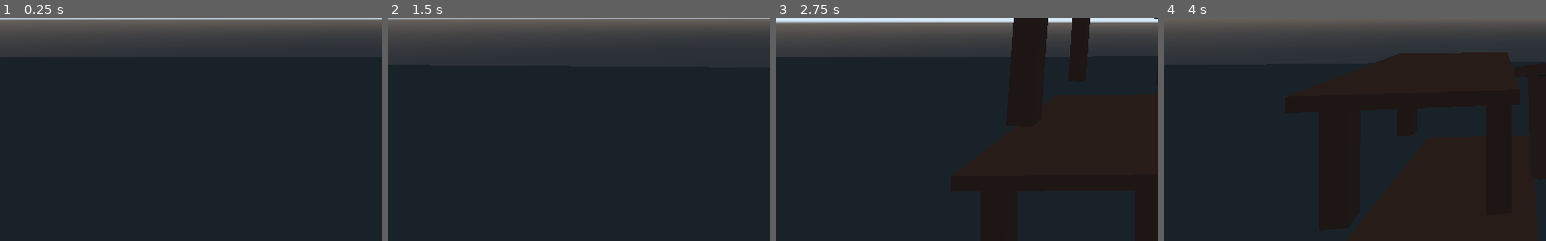
Above: before the commit, frames 1-4 (left to right).
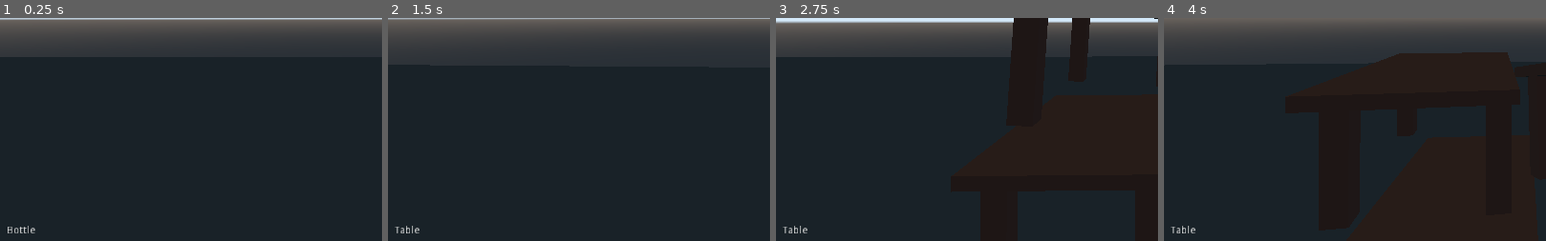
Above: after the commit, the same moments.

Repository: marrow-Dev/PhysicsGame-Godot
Game: Godot game, scene res://Levels/Level.tscn
Two runs of this game, one before a commit and one after it. Both use one fixed random seed, a clock stepped at 60 frames per second and the inputs below.
Inputs (mouse positions are % of the whole screen's width and height, from its top left):
- Up to frame 1 (0.25 s): no input
- Up to frame 2 (1.5 s): tap Enter at 0.5 s; move the mouse to (55, 50) at 0.52 s; hold E (itemSelectionUp, bound only after the commit) from 0.53 s (still down); tap 1 (object0, bound only before the commit) at 0.6 s; tap Space (jump) at 0.77, 1.25 s; tap 2 (object1, bound only before the commit) at 0.8, 1.35 s; move the mouse to (45, 50) at 1.27 s
- Up to frame 3 (2.75 s): keep holding E (itemSelectionUp, bound only after the commit); tap Space (jump) at 1.52 s; tap F (spawnBottle) at 1.55 s; move the mouse to (52, 48) at 2.02 s; hold F (spawnBottle) from 2.03 s (still down); tap 1 (object0, bound only before the commit) at 2.3 s
- Up to frame 4 (4 s): keep holding E (itemSelectionUp, bound only after the commit); move the mouse to (49, 52) at 2.77 s; release F (spawnBottle) at 2.78 s; right-click (49, 52) at 2.85 s; tap Space (jump) at 3.02, 3.77 s; tap 2 (object1, bound only before the commit) at 3.05 s; move the mouse to (57, 51) at 3.52 s; hold F (spawnBottle) from 3.53 s (still down); tap 1 (object0, bound only before the commit) at 3.6 s
The pictures show only the part of the screen within x 0-50%, y 50-100%; the shares and areas given below are measured in that part.

The runs differ from the first frame. In frame 1, 0.1% of the frame differs, in the area x 2-10%, y 93-97%; in frame 2, 0.1%; in frame 3, 0.1%; in frame 4, 0.1%.

Commit message:
Add files via upload

Diff:
--- a/Levels/Level.gd
+++ b/Levels/Level.gd
@@ -1,48 +1,84 @@
 extends Spatial
 
+export var exporting : bool = false
+export var massSpawn : bool = false
 onready var playerHand = $Player/Head/Camera/HoldPosition
+onready var objectLabel = $RichTextLabel
 var selectedObject = 0
+var objectCount = 3
 
 # loading the scenes to spawn in - NOTE: These are ones that are added manually
 var bottleObject = load("res://assets/bottle.tscn")
 var tableObject = load("res://assets/Table.tscn")
+var crateObject = load("res://assets/WoodenCrate.tscn")
+
+# for built-in or modpack assets here's the format:
+# var [object name]Object = load("[res:// path for the .tscn file]")
+
 
 var location = OS.get_executable_path().get_base_dir()
 
 var spawnableObjects = []
+var objectNames = []
 
 func _ready():
+
+
+	objectCount -= 1
 
 	# adding the base assets to the spawnableObjects array
 	spawnableObjects = [
 		bottleObject,
-		tableObject
+		tableObject,
+		crateObject
 	]
 
-	var files = []
-	var dir = Directory.new()
-	dir.open(str(location)+"/CustomItems")
-	print(dir)
+	objectNames = [
+		"Bottle",
+		"Table",
+		"Crate"
+	]
 
-	for n in range(10):
-		var file = dir.get_next()
-		if file == "":
-			break
-		elif not file.begins_with("."):
-			spawnObject(0)
-	dir.list_dir_end()
+	if exporting:
+		var files = []
+		var dir = Directory.new()
+		dir.open(str(location)+"/CustomItems")
+		dir.list_dir_begin()
+
+		for n in range(10):
+			var file = dir.get_next()
+			if file == "":
+				break
+			elif not file.begins_with("."):
+				var newObject = load(str(location)+"/CustomItems/"+str(file))
+				spawnableObjects.append(newObject)
+				print(newObject)
+				var objectName = file.replace(".tscn", "")
+				objectNames.append(objectName)
+				objectCount += 1
+		dir.list_dir_end()
+
+	print("Current spawnable object count : " + str(objectCount + 1))
 
 func _physics_process(delta):
 
-	if Input.is_action_just_pressed("object0"):
-		selectedObject = 0
-		print("Now spawning bottle")
-	elif Input.is_action_just_pressed("object1"):
-		selectedObject = 1
-		print("Now spawning table")
+	if Input.is_action_just_pressed("itemSelectionUp"):
+		if selectedObject < objectCount:
+			selectedObject += 1
+			objectLabel.text = objectNames[selectedObject]
+			print("Object switched up")
+	elif Input.is_action_just_pressed("itemSelectionDown"):
+		if selectedObject > 0:
+			selectedObject -= 1
+			objectLabel.text = objectNames[selectedObject]
+			print("Object switched down")
 
-	if Input.is_action_just_pressed("spawnBottle"):
-		spawnObject(selectedObject)
+	if massSpawn:
+		if Input.is_action_pressed("spawnBottle"):
+			spawnObject(selectedObject)
+	elif not massSpawn:
+		if Input.is_action_just_pressed("spawnBottle"):
+			spawnObject(selectedObject)
 
 func spawnObject(object):
 
--- a/Levels/Level.tscn
+++ b/Levels/Level.tscn
@@ -35,3 +35,12 @@
 
 [node name="Table" parent="." instance=ExtResource( 4 )]
 transform = Transform( 0.599826, 0, 0, 0, 0.599826, 0, 0, 0, 0.599826, 18.7068, 0.683971, 5.27875 )
+
+[node name="RichTextLabel" type="RichTextLabel" parent="."]
+anchor_left = 0.009
+anchor_top = 0.963
+anchor_right = 0.009
+anchor_bottom = 0.973
+margin_right = 124.0
+margin_bottom = 24.0
+text = "Bottle"
--- /dev/null
+++ b/assets/WoodenCrate.tscn
@@ -0,0 +1,22 @@
+[gd_scene load_steps=6 format=2]
+
+[ext_resource path="res://assets/woodencrate.png" type="Texture" id=1]
+
+[sub_resource type="CubeMesh" id=1]
+
+[sub_resource type="Skin" id=2]
+
+[sub_resource type="SpatialMaterial" id=3]
+albedo_texture = ExtResource( 1 )
+
+[sub_resource type="BoxShape" id=4]
+
+[node name="RigidBody" type="RigidBody"]
+
+[node name="MeshInstance" type="MeshInstance" parent="."]
+mesh = SubResource( 1 )
+skin = SubResource( 2 )
+material/0 = SubResource( 3 )
+
+[node name="CollisionShape" type="CollisionShape" parent="."]
+shape = SubResource( 4 )
--- a/project.godot
+++ b/project.godot
@@ -13,6 +13,10 @@
 config/name="Project : Physus"
 run/main_scene="res://Levels/Level.tscn"
 config/icon="res://assets/graybox_sprite.png"
+
+[global]
+
+font=false
 
 [gui]
 
@@ -55,34 +59,24 @@
 "events": [ Object(InputEventMouseButton,"resource_local_to_scene":false,"resource_name":"","device":0,"alt":false,"shi …(212 unchanged characters)…
  ]
 }
-rotateObjectLeft={
-"deadzone": 0.5,
-"events": [ Object(InputEventKey,"resource_local_to_scene":false,"resource_name":"","device":0,"alt":false,"shift":false,"control":false,"meta":false,"command":false,"pressed":false,"scancode":81,"physical_scancode":0,"unicode":0,"echo":false,"script":null)
- ]
-}
-rotateObjectRight={
-"deadzone": 0.5,
-"events": [ Object(InputEventKey,"resource_local_to_scene":false,"resource_name":"","device":0,"alt":false,"shift":false,"control":false,"meta":false,"command":false,"pressed":false,"scancode":69,"physical_scancode":0,"unicode":0,"echo":false,"script":null)
- ]
-}
 spawnBottle={
 "deadzone": 0.5,
 "events": [ Object(InputEventKey,"resource_local_to_scene":false,"resource_name":"","device":0,"alt":false,"shift":false,"control":false,"meta":false,"command":false,"pressed":false,"scancode":70,"physical_scancode":0,"unicode":0,"echo":false,"script":null)
  ]
 }
-object0={
-"deadzone": 0.5,
-"events": [ Object(InputEventKey,"resource_local_to_scene":false,"resource_name":"","device":0,"alt":false,"shift":false,"control":false,"meta":false,"command":false,"pressed":false,"scancode":49,"physical_scancode":0,"unicode":0,"echo":false,"script":null)
- ]
-}
-object1={
-"deadzone": 0.5,
-"events": [ Object(InputEventKey,"resource_local_to_scene":false,"resource_name":"","device":0,"alt":false,"shift":false,"control":false,"meta":false,"command":false,"pressed":false,"scancode":50,"physical_scancode":0,"unicode":0,"echo":false,"script":null)
- ]
-}
 shoot={
 "deadzone": 0.5,
 "events": [ Object(InputEventMouseButton,"resource_local_to_scene":false,"resource_name":"","device":0,"alt":false,"shi …(212 unchanged characters)…
+ ]
+}
+itemSelectionUp={
+"deadzone": 0.5,
+"events": [ Object(InputEventKey,"resource_local_to_scene":false,"resource_name":"","device":0,"alt":false,"shift":false,"control":false,"meta":false,"command":false,"pressed":false,"scancode":69,"physical_scancode":0,"unicode":0,"echo":false,"script":null)
+ ]
+}
+itemSelectionDown={
+"deadzone": 0.5,
+"events": [ Object(InputEventKey,"resource_local_to_scene":false,"resource_name":"","device":0,"alt":false,"shift":false,"control":false,"meta":false,"command":false,"pressed":false,"scancode":81,"physical_scancode":0,"unicode":0,"echo":false,"script":null)
  ]
 }
 
Binary file added: assets/woodencrate.aseprite
Binary file added: assets/woodencrate.png
Not shown, added: assets/woodencrate.png.import
